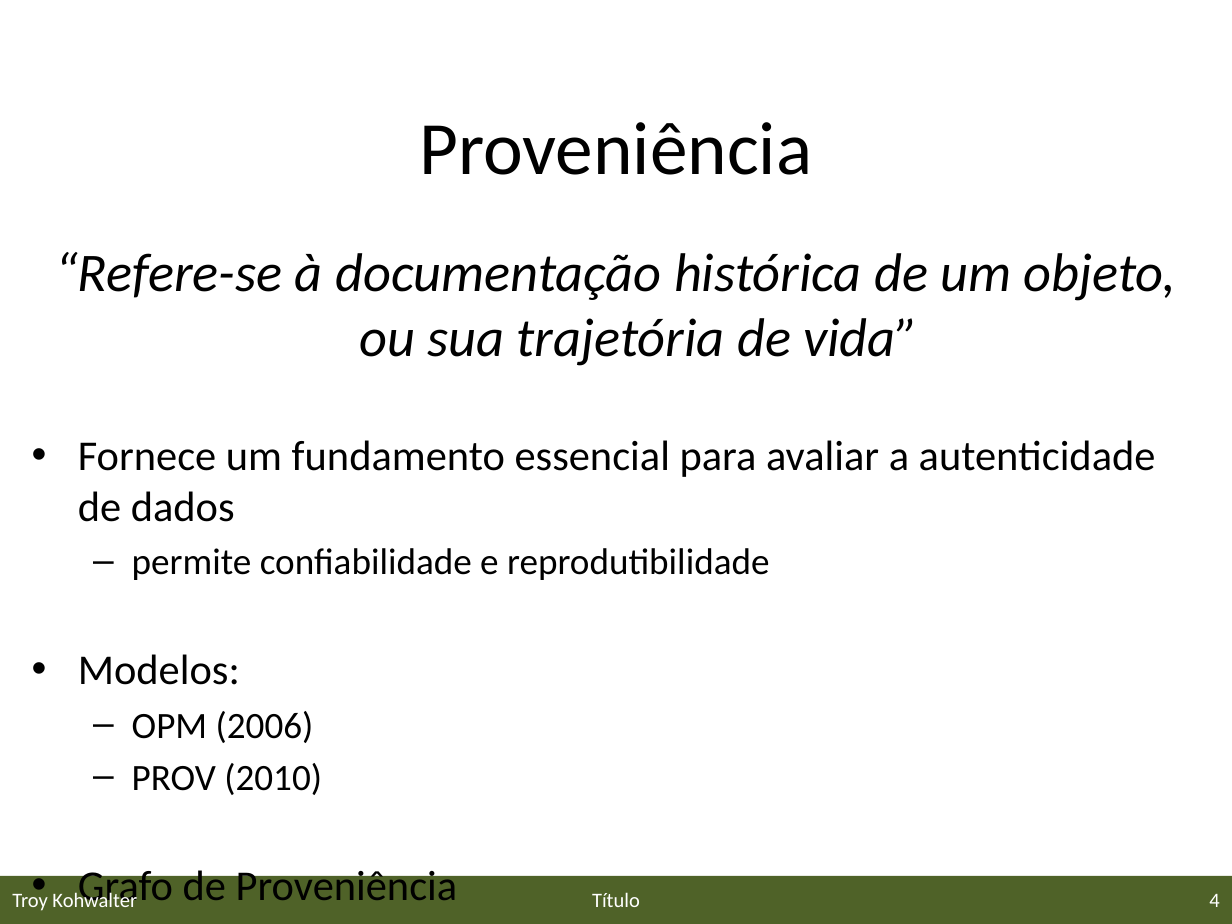
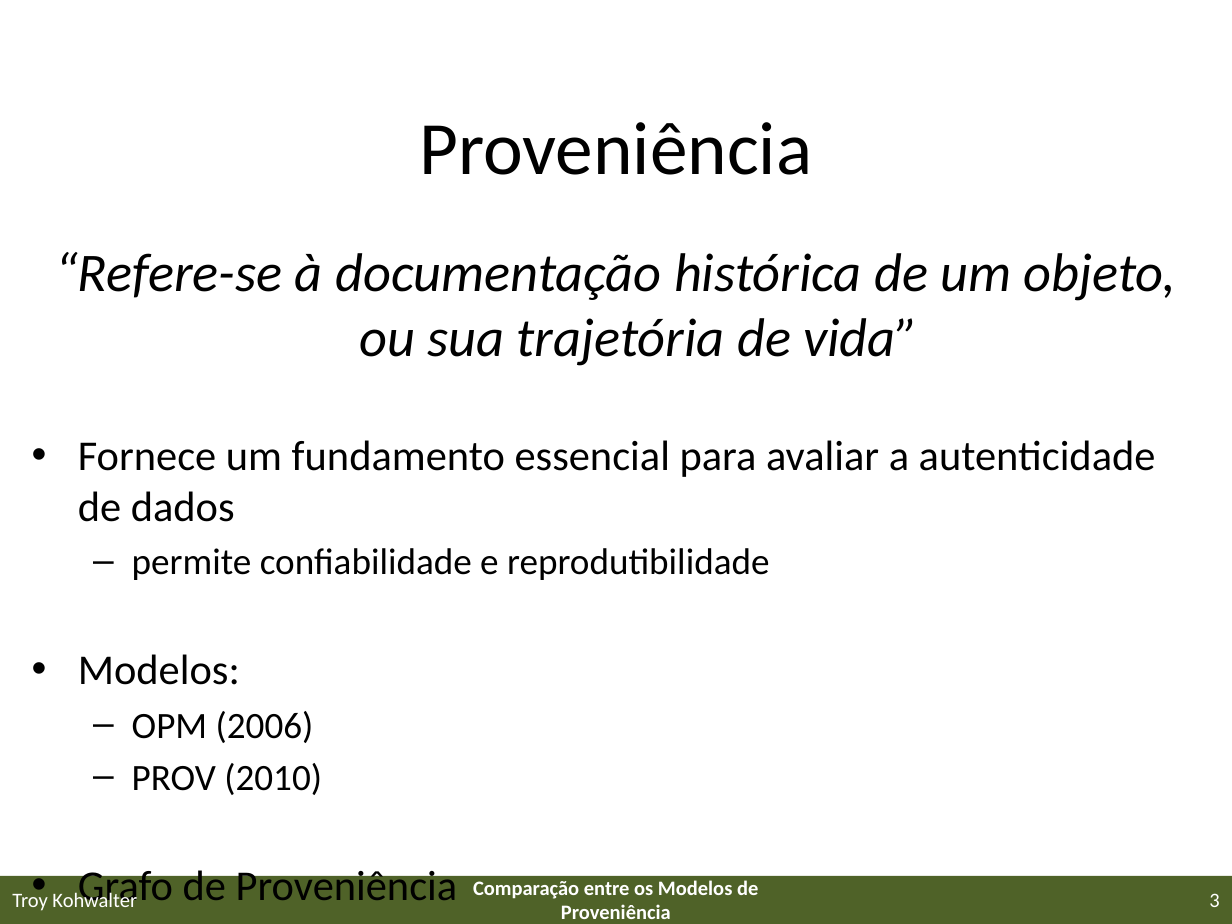
Before and after one commit to gems-uff/sdm, a slide deck: slide 3 of Documents/Papers/eScience2013/eScience2013.pptx (slide 4 before the commit). Drawn at 1232x924 pixels with LibreOffice and Linux fonts; fonts in the diff are those of the drawing; background and template pictures are left out. Boxes give left, top, right and bottom in pixels: in the first picture for what was removed or moved away, otherwise in the second. Text is boxed around its words. In the diff, an @@ line names an element or a change of style, - is before the commit and + after.

```diff
--- a/Documents/Papers/eScience2013/eScience2013.pptx
+++ b/Documents/Papers/eScience2013/eScience2013.pptx
@@ text at box(473, 880, 758, 919): text changed; bold on @@
-Título
+Comparação entre os Modelos de Proveniência
@@ page number at box(1209, 893, 1219, 907): text changed @@
-4
+3
```
Also in this commit, not shown: 17 other slides changed, 3 slides added, 1 slide removed.
